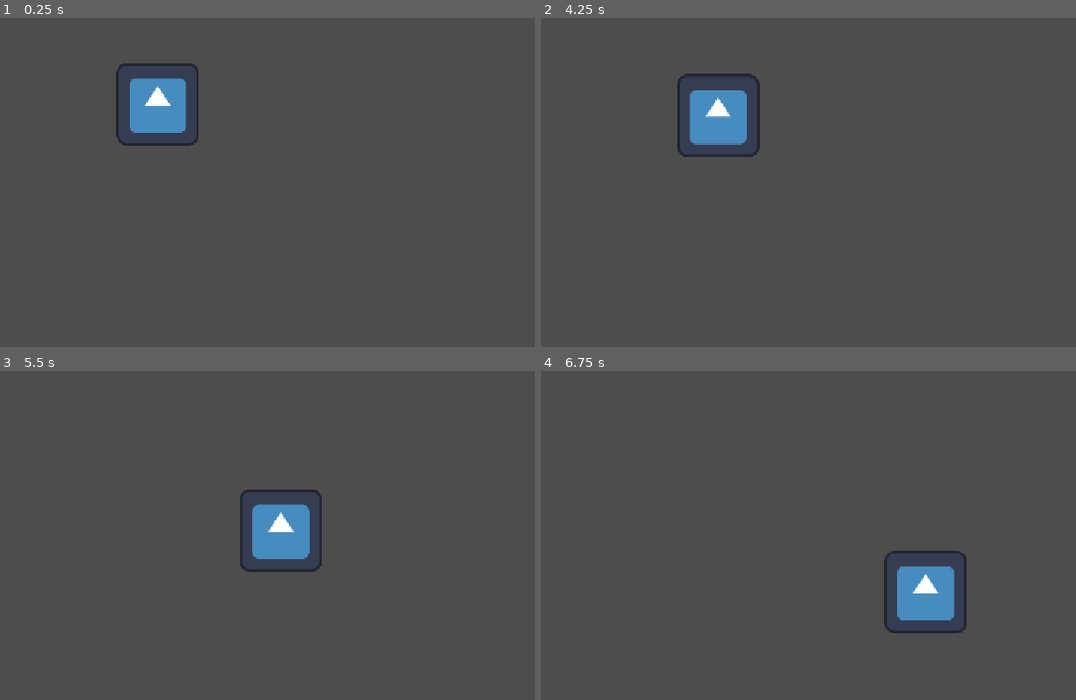
Above: before the commit, frames 1-4 (two rows, left to right).
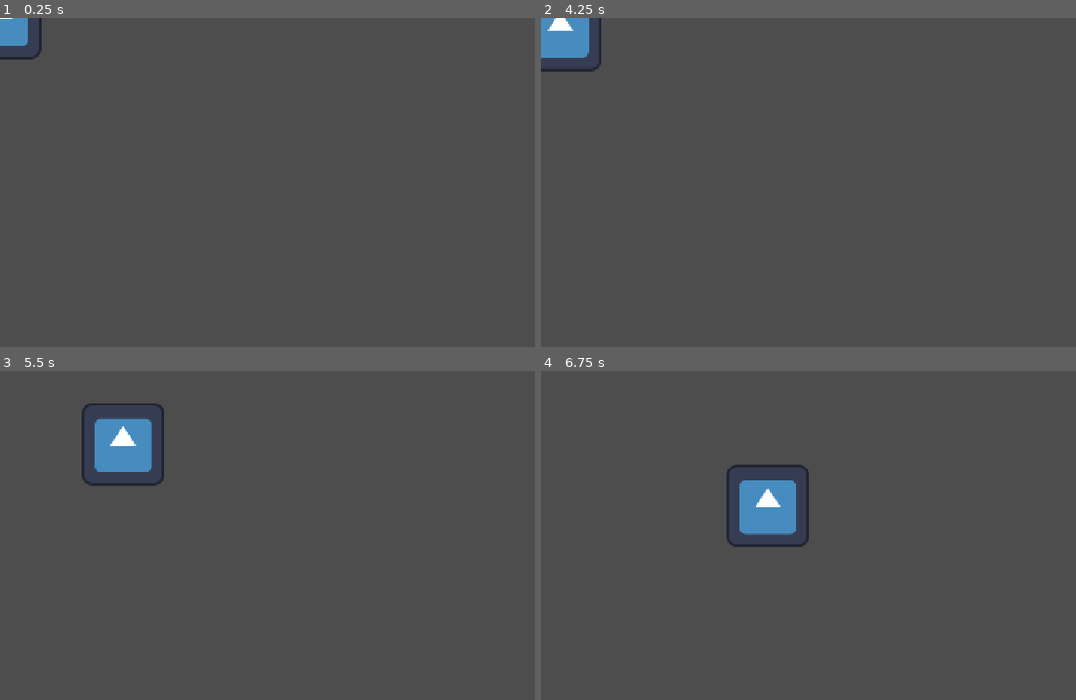
Above: after the commit, the same moments.

Repository: apliraa/GameJamPlus
Game: Godot game, scene res://scenes/Npc.tscn
The game is run twice, just before and just after one commit, with the same random seed, the same clock (stepped at 60 frames per second) and the same inputs. This scene is started directly instead of the project's main scene. The engine's default icon, where the game draws it, is replaced by a stand-in: a white triangle on a blue panel in a dark square.
Inputs (mouse positions are in pixels of both pictures, inside the frame that each line leads up to):
- Up to frame 1 (0.25 s): no input
- Up to frame 2 (4.25 s): tap Enter at 0.5, 2, 3.5 s; move the mouse to (1075, 205) at 0.52 s; click (1075, 205) at 0.6 s; tap Space at 1.25, 2.75 s; move the mouse to (765, 248) at 1.27 s; click (765, 248) at 1.35 s; move the mouse to (985, 133) at 2.02 s; click (985, 133) at 2.1 s; move the mouse to (872, 310) at 2.77 s; click (872, 310) at 2.85 s; move the mouse to (outside the picture) at 3.52 s; click (outside the picture) at 3.6 s
- Up to frame 3 (5.5 s): move the mouse to (149, 515) at 4.27 s; click (149, 515) at 4.35 s; move the mouse to (406, 578) at 5.02 s; click (406, 578) at 5.1 s
- Up to frame 4 (6.75 s): move the mouse to (803, 476) at 5.77 s; click (803, 476) at 5.85 s; move the mouse to (1075, 558) at 6.52 s; click (1075, 558) at 6.6 s

The runs differ from the first frame. In frame 1, 2.8% of the frame differs, in the area x 0-38%, y 0-39%; in frame 2, 3.6%; in frame 3, 4.5%, in the area x 15-61%, y 9-62%; in frame 4, 4.5%.

Commit message:
Fix: wall collison
Avoid walls

Diff:
--- a/game-jam-plus/scenes/Npc.tscn
+++ b/game-jam-plus/scenes/Npc.tscn
@@ -4,21 +4,31 @@
 [ext_resource type="Texture2D" uid="uid://v5cu1276vqab" path="res://assets/icon.svg" id="2_bq5aw"]
 
 [sub_resource type="RectangleShape2D" id="RectangleShape2D_ev4kj"]
+size = Vector2(104, 103)
+
+[sub_resource type="RectangleShape2D" id="RectangleShape2D_tl5bo"]
+size = Vector2(112, 110)
 
 [node name="Npc" type="CharacterBody2D" unique_id=523486800]
-process_mode = 3
 script = ExtResource("1_7fv6s")
 radius_limit = 200.0
 timer = 4.0
 
 [node name="Sprite2D" type="Sprite2D" parent="." unique_id=1562784947]
-position = Vector2(245, 134)
 texture = ExtResource("2_bq5aw")
 
 [node name="CollisionShape2D" type="CollisionShape2D" parent="." unique_id=1345548107]
+position = Vector2(0, -2.5)
 shape = SubResource("RectangleShape2D_ev4kj")
 
 [node name="Timer" type="Timer" parent="." unique_id=620563410]
 autostart = true
 
+[node name="HitArea" type="Area2D" parent="." unique_id=1146211391]
+
+[node name="CollisionShape2D" type="CollisionShape2D" parent="HitArea" unique_id=34127745]
+position = Vector2(-1, -2)
+shape = SubResource("RectangleShape2D_tl5bo")
+
 [connection signal="timeout" from="Timer" to="." method="_on_timer_timeout"]
+[connection signal="body_entered" from="HitArea" to="." method="_on_hit_area_body_entered"]
--- a/game-jam-plus/scripts/npc.gd
+++ b/game-jam-plus/scripts/npc.gd
@@ -18,7 +18,7 @@
 
 
 
-func _physics_process(delta: float) -> void:
+func _physics_process(_delta: float) -> void:
 	distance = global_position.distance_to(INITIAL_POSITION)
 
 	if(distance >= radius_limit and move_flag):
@@ -27,6 +27,8 @@
 	elif(distance < radius_limit and move_flag):
 		velocity = SPEED * DIRECTION
 		move_flag = false
+	else:
+		velocity = SPEED * DIRECTION
 
 	move_and_slide()
 
@@ -41,3 +43,11 @@
 		DIRECTION = Vector2.ZERO
 
 	move_flag = true
+
+
+
+
+func _on_hit_area_body_entered(body: Node2D) -> void:
+	var direction = -body.global_position
+	DIRECTION = direction
+	move_flag = false
